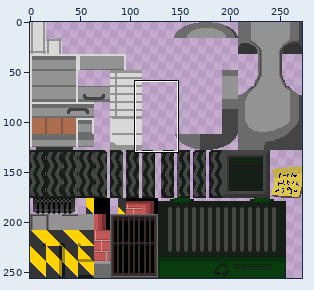
File history of a sprite sheet, assets/factory.png. The first picture is a wide view before the edit; the outline marks the close-up.
Close-up. First the earlier version:
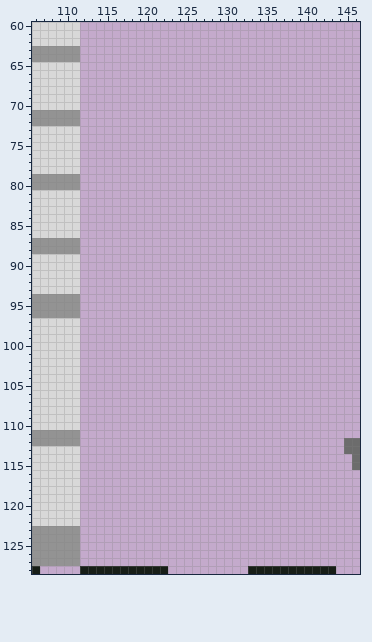
The file is 272x256 pixels. Colours within 5 levels of each other are drawn and written as one. Shown: x 106..146, y 60..128.
The result:
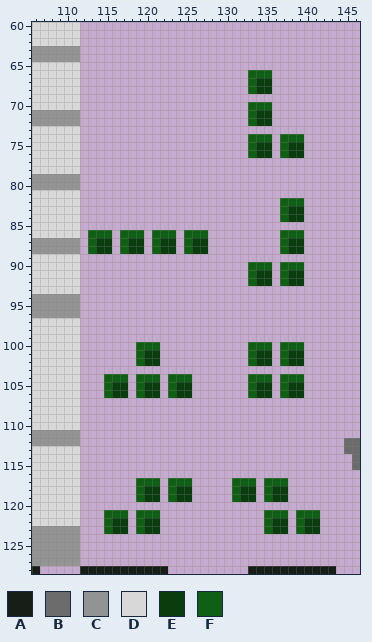
Palette (. is transparent): A #171e17  B #6c6c6c  C #939393  D #d8d8d8  E #0a3d0e  F #0f5f15
The exact change:
{"y":66,"x":133,"old":"...","new":"FFF"}
{"y":67,"x":133,"old":"...","new":"FEE"}
{"y":68,"x":133,"old":"...","new":"FEE"}
{"y":70,"x":133,"old":"...","new":"FFF"}
{"y":71,"x":133,"old":"...","new":"FEE"}
{"y":72,"x":133,"old":"...","new":"FEE"}
{"y":74,"x":133,"old":"...","new":"FFF"}
{"y":74,"x":137,"old":"...","new":"FFF"}
{"y":75,"x":133,"old":"...","new":"FEE"}
{"y":75,"x":137,"old":"...","new":"FEE"}
{"y":76,"x":133,"old":"...","new":"FEE"}
{"y":76,"x":137,"old":"...","new":"FEE"}
{"y":82,"x":137,"old":"...","new":"FFF"}
{"y":83,"x":137,"old":"...","new":"FEE"}
{"y":84,"x":137,"old":"...","new":"FEE"}
{"y":86,"x":113,"old":"...","new":"FFF"}
{"y":86,"x":117,"old":"...","new":"FFF"}
{"y":86,"x":121,"old":"...","new":"FFF"}
{"y":86,"x":125,"old":"...","new":"FFF"}
{"y":86,"x":137,"old":"...","new":"FFF"}
{"y":87,"x":113,"old":"...","new":"FEE"}
{"y":87,"x":117,"old":"...","new":"FEE"}
{"y":87,"x":121,"old":"...","new":"FEE"}
{"y":87,"x":125,"old":"...","new":"FEE"}
{"y":87,"x":137,"old":"...","new":"FEE"}
{"y":88,"x":113,"old":"...","new":"FEE"}
{"y":88,"x":117,"old":"...","new":"FEE"}
{"y":88,"x":121,"old":"...","new":"FEE"}
{"y":88,"x":125,"old":"...","new":"FEE"}
{"y":88,"x":137,"old":"...","new":"FEE"}
{"y":90,"x":133,"old":"...","new":"FFF"}
{"y":90,"x":137,"old":"...","new":"FFF"}
{"y":91,"x":133,"old":"...","new":"FEE"}
{"y":91,"x":137,"old":"...","new":"FEE"}
{"y":92,"x":133,"old":"...","new":"FEE"}
{"y":92,"x":137,"old":"...","new":"FEE"}
{"y":100,"x":119,"old":"...","new":"FFF"}
{"y":100,"x":133,"old":"...","new":"FFF"}
{"y":100,"x":137,"old":"...","new":"FFF"}
{"y":101,"x":119,"old":"...","new":"FEE"}
{"y":101,"x":133,"old":"...","new":"FEE"}
{"y":101,"x":137,"old":"...","new":"FEE"}
{"y":102,"x":119,"old":"...","new":"FEE"}
{"y":102,"x":133,"old":"...","new":"FEE"}
{"y":102,"x":137,"old":"...","new":"FEE"}
{"y":104,"x":115,"old":"...","new":"FFF"}
{"y":104,"x":119,"old":"...","new":"FFF"}
{"y":104,"x":123,"old":"...","new":"FFF"}
{"y":104,"x":133,"old":"...","new":"FFF"}
{"y":104,"x":137,"old":"...","new":"FFF"}
{"y":105,"x":115,"old":"...","new":"FEE"}
{"y":105,"x":119,"old":"...","new":"FEE"}
{"y":105,"x":123,"old":"...","new":"FEE"}
{"y":105,"x":133,"old":"...","new":"FEE"}
{"y":105,"x":137,"old":"...","new":"FEE"}
{"y":106,"x":115,"old":"...","new":"FEE"}
{"y":106,"x":119,"old":"...","new":"FEE"}
{"y":106,"x":123,"old":"...","new":"FEE"}
{"y":106,"x":133,"old":"...","new":"FEE"}
{"y":106,"x":137,"old":"...","new":"FEE"}
{"y":117,"x":119,"old":"...","new":"FFF"}
{"y":117,"x":123,"old":"...","new":"FFF"}
{"y":117,"x":131,"old":"...","new":"FFF"}
{"y":117,"x":135,"old":"...","new":"FFF"}
{"y":118,"x":119,"old":"...","new":"FEE"}
{"y":118,"x":123,"old":"...","new":"FEE"}
{"y":118,"x":131,"old":"...","new":"FEE"}
{"y":118,"x":135,"old":"...","new":"FEE"}
{"y":119,"x":119,"old":"...","new":"FEE"}
{"y":119,"x":123,"old":"...","new":"FEE"}
{"y":119,"x":131,"old":"...","new":"FEE"}
{"y":119,"x":135,"old":"...","new":"FEE"}
{"y":121,"x":115,"old":"...","new":"FFF"}
{"y":121,"x":119,"old":"...","new":"FFF"}
{"y":121,"x":135,"old":"...","new":"FFF"}
{"y":121,"x":139,"old":"...","new":"FFF"}
{"y":122,"x":115,"old":"...","new":"FEE"}
{"y":122,"x":119,"old":"...","new":"FEE"}
{"y":122,"x":135,"old":"...","new":"FEE"}
{"y":122,"x":139,"old":"...","new":"FEE"}
{"y":123,"x":115,"old":"...","new":"FEE"}
{"y":123,"x":119,"old":"...","new":"FEE"}
{"y":123,"x":135,"old":"...","new":"FEE"}
{"y":123,"x":139,"old":"...","new":"FEE"}
{"label":"added","picture_box":[248,70,304,158]}
{"label":"added","picture_box":[248,198,304,286]}
{"label":"added","picture_box":[88,230,208,254]}
{"label":"added","picture_box":[104,342,192,398]}
{"label":"added","picture_box":[248,342,304,398]}
{"label":"added","picture_box":[104,478,192,534]}
{"label":"added","picture_box":[232,478,320,534]}
